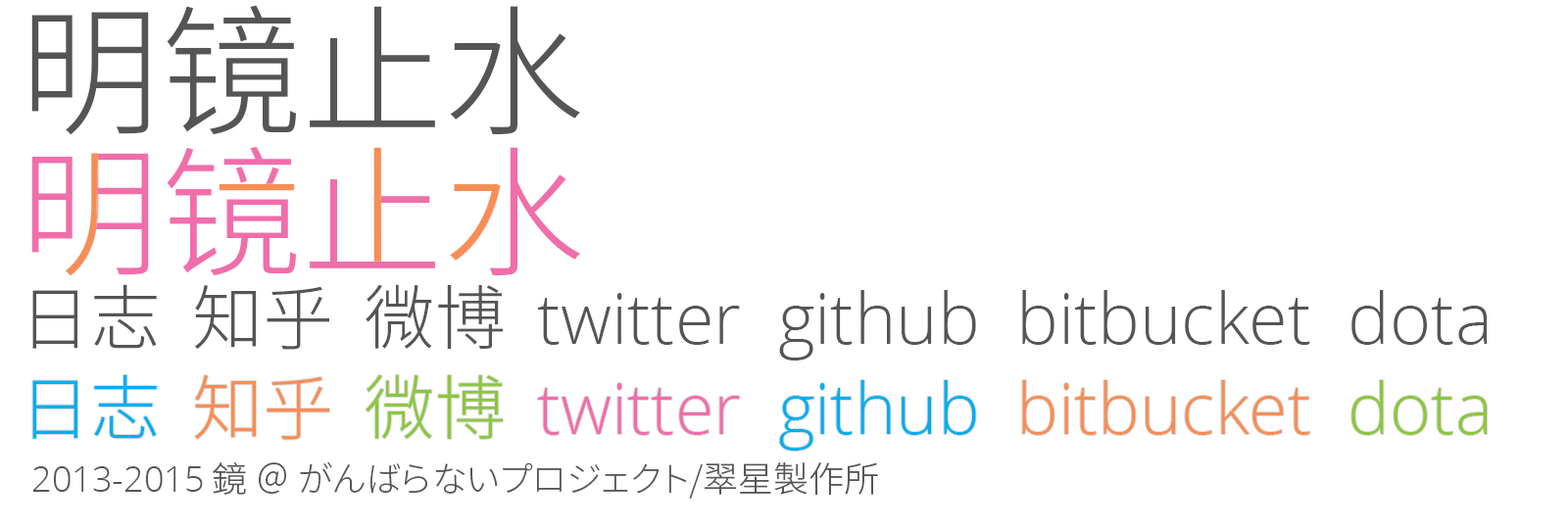
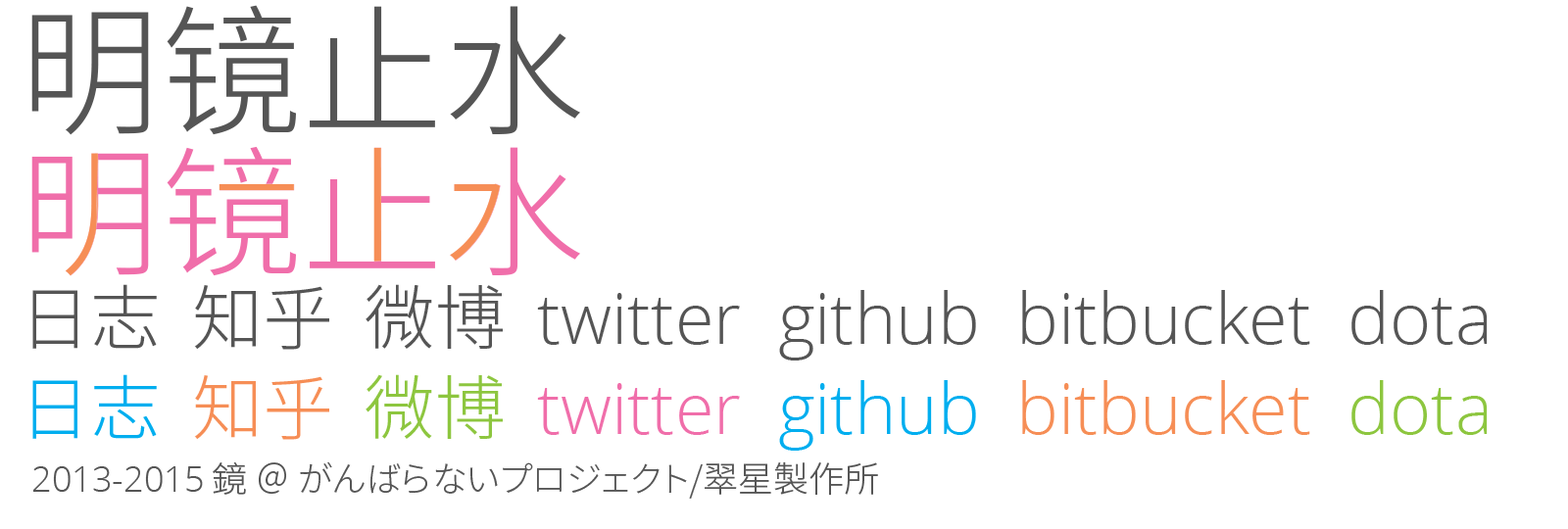
Two versions of the same layered image (1568px x 529px). Layer-by-layer changes:
hid "Background" over [31, 4, 1489, 499]
